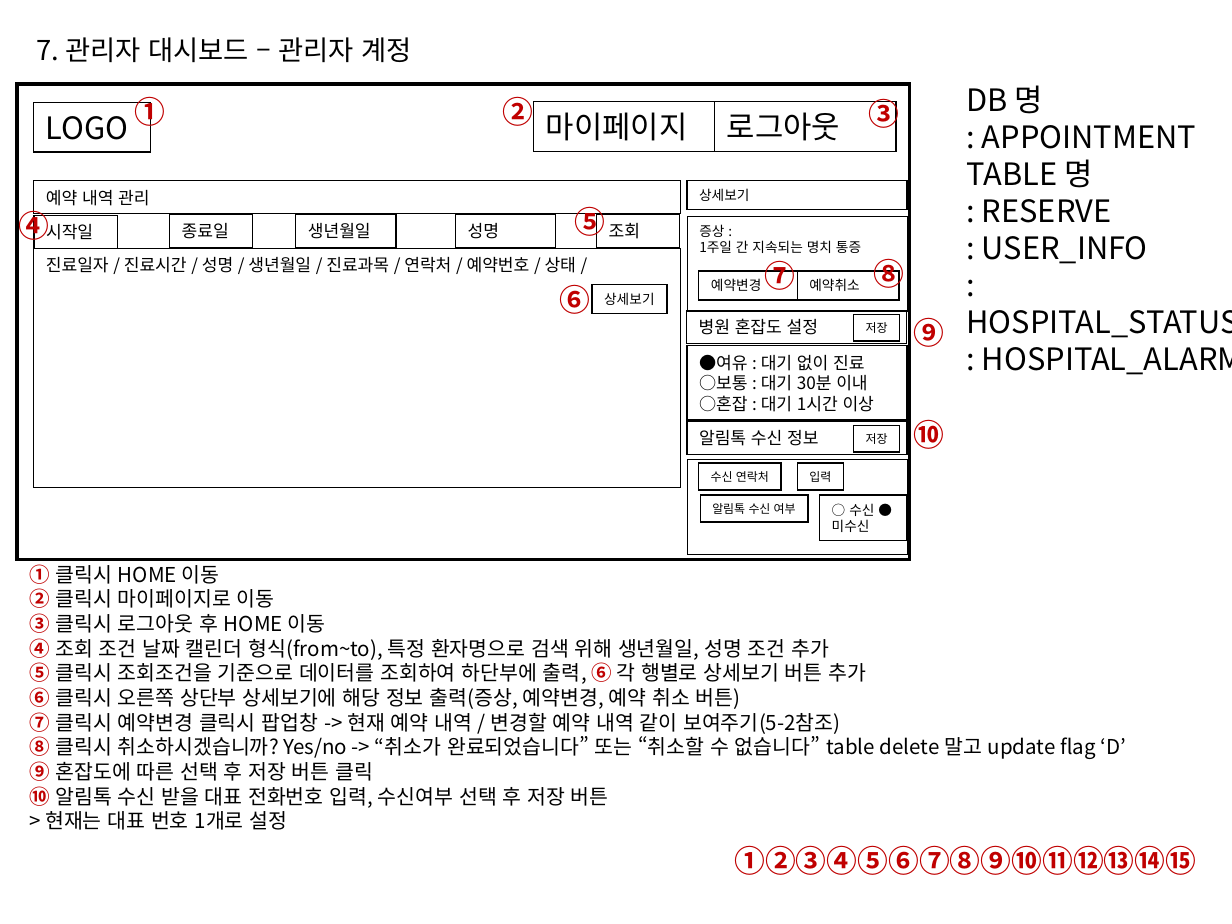
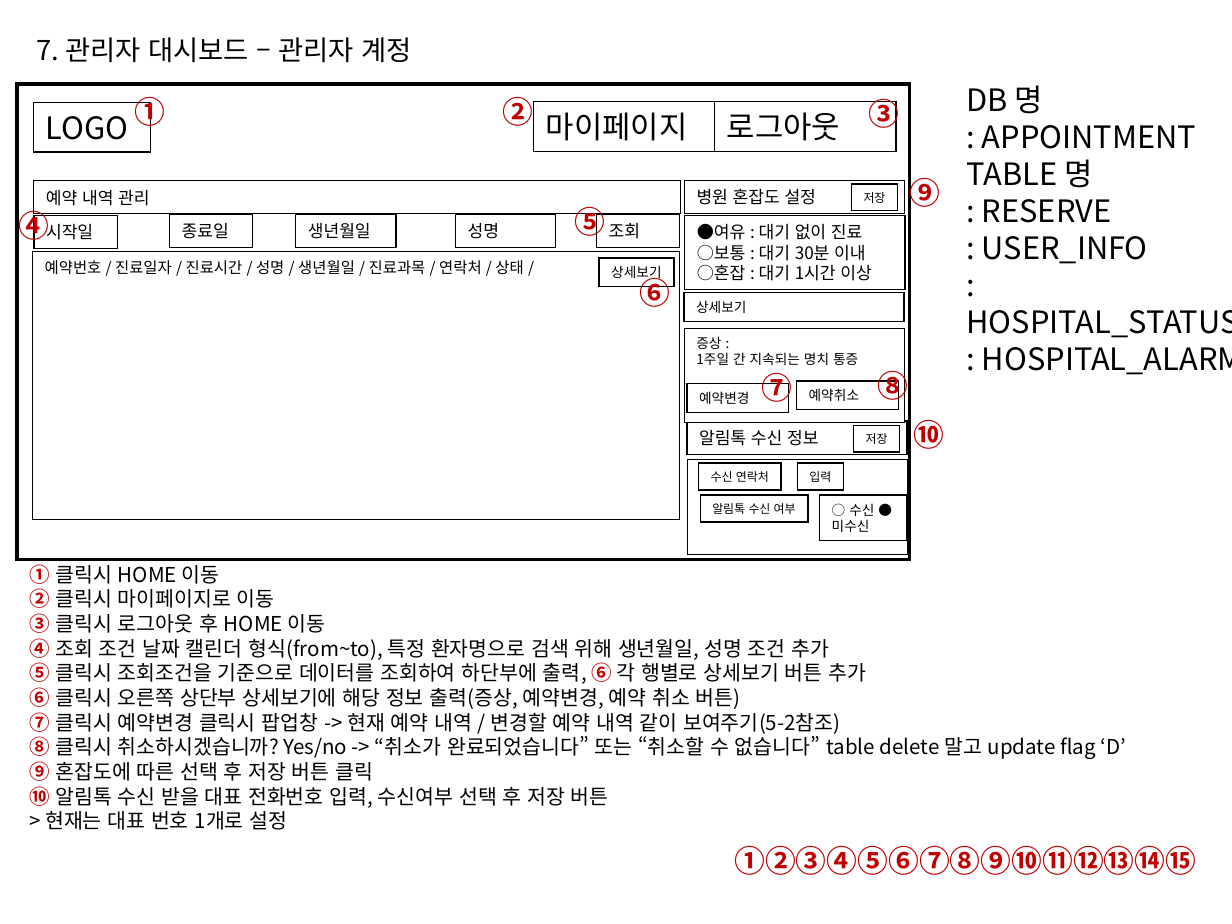
Before and after one commit to Gabintree/appintment2, a slide deck: slide 8 of 프로그램 설계.ppt. Drawn at 1232x924 pixels with LibreOffice and Linux fonts; fonts in the diff are those of the drawing. Boxes give left, top, right and bottom in pixels: in the first picture for what was removed or moved away, otherwise in the second. Text is boxed around its words. In the diff, an @@ line names an element or a change of style, - is before the commit and + after.

```diff
--- a/프로그램 설계.ppt
+++ b/프로그램 설계.ppt
@@ text "⑨" rewrapped from [914,317,945,347] to [909,173,940,213] @@
@@ rectangle "병원 혼잡도 설정": place and size @@
-rectangle "병원 혼잡도 설정" at [686,310,907,344]
+rectangle "병원 혼잡도 설정" at [685,180,906,213]
@@ rectangle "저장": place and size @@
-rectangle "저장" at [854,314,901,341]
+rectangle "저장" at [851,184,898,211]
@@ rectangle "●여유 : 대기 없이 진료": place and size @@
-rectangle "●여유 : 대기 없이 진료" at [687,346,908,420]
+rectangle "●여유 : 대기 없이 진료" at [685,216,906,290]
@@ rectangle "예약번호 / 진료일자 / 진료시간 ...": place and size @@
-rectangle "예약번호 / 진료일자 / 진료시간 ..." at [33,249,680,488]
+rectangle "예약번호 / 진료일자 / 진료시간 ..." at [32,251,679,519]
@@ text in rectangle at [45,260,523,275]: text changed; size 10 to 9 pt @@
-진료일자 / 진료시간 / 성명 / 생년월일 / 진료과목 / 연락처 / 예약번호 / 상태 /
+예약번호 / 진료일자 / 진료시간 / 성명 / 생년월일 / 진료과목 / 연락처 / 상태 /
@@ rectangle "상세보기": place and size @@
-rectangle "상세보기" at [593,285,668,314]
+rectangle "상세보기" at [599,257,674,287]
@@ text "⑥" rewrapped from [559,284,590,314] to [639,273,670,307] @@
@@ rectangle "예약변경": place and size @@
-rectangle "예약변경" at [699,271,801,301]
+rectangle "예약변경" at [687,383,790,413]
@@ 2 rectangles, 1 text: place and size @@
-2 rectangles, 1 text at [687,181,908,312]
+2 rectangles, 1 text at [684,293,904,423]
@@ rectangle "예약취소": place and size @@
-rectangle "예약취소" at [797,271,899,301]
+rectangle "예약취소" at [797,381,899,410]
@@ text "⑧" rewrapped from [873,258,904,294] to [878,366,909,406] @@
```
Also in this commit, not shown: 1 other slide changed, 11 other files.
